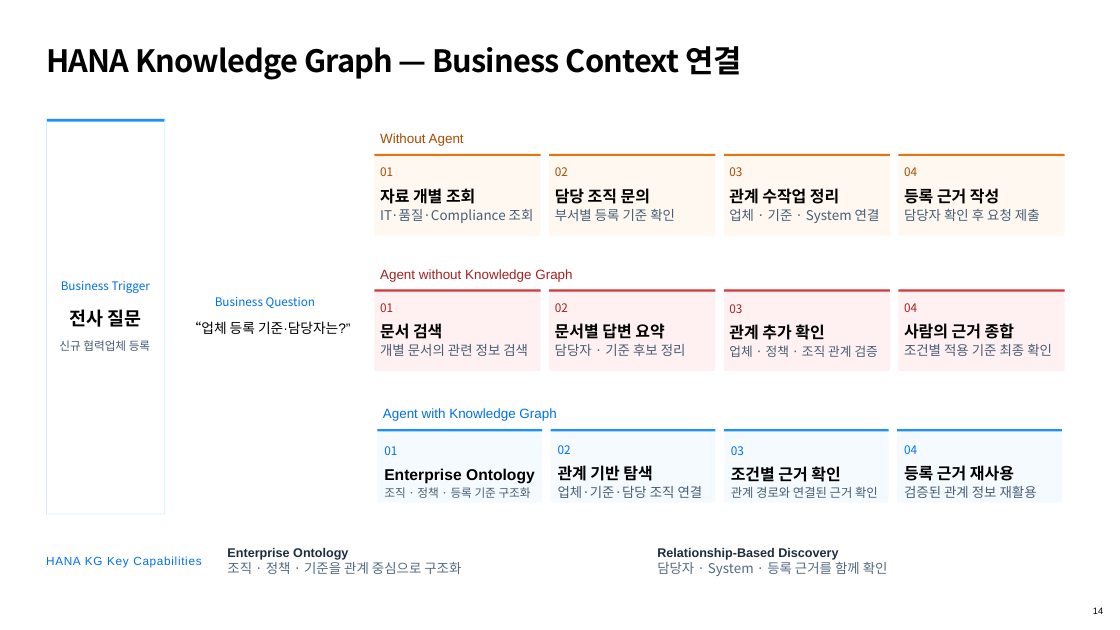
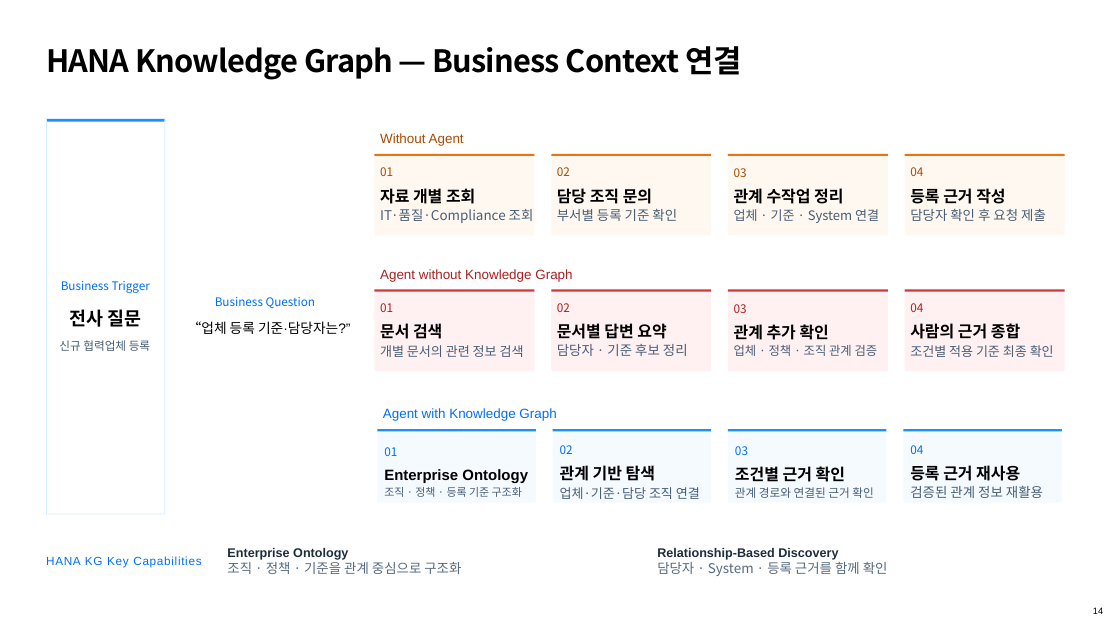
Before and after one commit to KyoungsupShin/sap_now, a slide deck: slide 14 of exports/SAP_NOW_editable.pptx. Drawn at 1120x630 pixels with LibreOffice and Linux fonts; fonts in the diff are those of the drawing; background and template pictures are left out. Boxes give left, top, right and bottom in pixels: in the first picture for what was removed or moved away, otherwise in the second. Text is boxed around its words. In the diff, an @@ line names an element or a change of style, - is before the commit and + after.

```diff
--- a/exports/SAP_NOW_editable.pptx
+++ b/exports/SAP_NOW_editable.pptx
@@ rounded rectangle: place and size @@
-rounded rectangle at (375, 154, 541, 235)
+rounded rectangle at (375, 154, 534, 235)
@@ rectangle: place and size @@
-rectangle at (375, 154, 541, 156)
+rectangle at (375, 154, 534, 156)
@@ rounded rectangle: place and size @@
-rounded rectangle at (549, 154, 716, 235)
+rounded rectangle at (551, 154, 711, 235)
@@ rectangle: place and size @@
-rectangle at (549, 154, 716, 156)
+rectangle at (551, 154, 711, 156)
@@ rounded rectangle: place and size @@
-rounded rectangle at (724, 154, 891, 235)
+rounded rectangle at (728, 154, 888, 235)
@@ rectangle: place and size @@
-rectangle at (724, 154, 891, 156)
+rectangle at (728, 154, 888, 156)
@@ rounded rectangle: place and size @@
-rounded rectangle at (899, 154, 1065, 235)
+rounded rectangle at (905, 154, 1065, 235)
@@ rectangle: place and size @@
-rectangle at (899, 154, 1065, 156)
+rectangle at (905, 154, 1065, 156)
@@ rounded rectangle: place and size @@
-rounded rectangle at (375, 290, 541, 371)
+rounded rectangle at (375, 290, 534, 371)
@@ rectangle: place and size @@
-rectangle at (375, 290, 541, 292)
+rectangle at (375, 290, 534, 292)
@@ rounded rectangle: place and size @@
-rounded rectangle at (549, 290, 716, 371)
+rounded rectangle at (551, 290, 711, 371)
@@ rectangle: place and size @@
-rectangle at (549, 290, 716, 292)
+rectangle at (551, 290, 711, 292)
@@ rounded rectangle: place and size @@
-rounded rectangle at (724, 290, 891, 371)
+rounded rectangle at (728, 290, 888, 371)
@@ rectangle: place and size @@
-rectangle at (724, 290, 891, 292)
+rectangle at (728, 290, 888, 292)
@@ rounded rectangle: place and size @@
-rounded rectangle at (899, 290, 1065, 371)
+rounded rectangle at (905, 290, 1065, 371)
@@ rectangle: place and size @@
-rectangle at (899, 290, 1065, 292)
+rectangle at (905, 290, 1065, 292)
@@ text "업체 · 정책 · 조직 ..." at (734, 345, 878, 356): size 10.9 to 10.6 pt @@
@@ size 11.5 to 11.2 pt in 4 elements at (560, 487, 700, 499), (380, 345, 524, 357), (734, 209, 879, 223), (910, 345, 1054, 357) @@
@@ rounded rectangle: place and size @@
-rounded rectangle at (377, 429, 542, 502)
+rounded rectangle at (377, 429, 536, 502)
@@ rectangle: place and size @@
-rectangle at (377, 429, 542, 432)
+rectangle at (377, 429, 536, 432)
@@ rounded rectangle: place and size @@
-rounded rectangle at (724, 429, 889, 502)
+rounded rectangle at (728, 429, 887, 502)
@@ rectangle: place and size @@
-rectangle at (724, 429, 889, 432)
+rectangle at (728, 429, 887, 432)
@@ rounded rectangle: place and size @@
-rounded rectangle at (897, 429, 1062, 502)
+rounded rectangle at (903, 429, 1062, 502)
@@ rectangle: place and size @@
-rectangle at (897, 429, 1062, 432)
+rectangle at (903, 429, 1062, 432)
@@ text "Enterprise Ontology" at (384, 469, 528, 483): size 13.4 to 12.8 pt @@
@@ 14 texts: place and size @@
-14 texts at (729, 167, 1040, 498)
+14 texts at (734, 167, 1046, 498)
@@ text "조직 · 정책 · 등록 ..." at (384, 487, 522, 497): size 10 to 9.4 pt @@
@@ text "관계 경로와 연결된 근거 확인" at (735, 487, 873, 498): size 10.6 to 10 pt @@
```
Also in this commit, not shown: 4 other slides changed, 2 other files.
